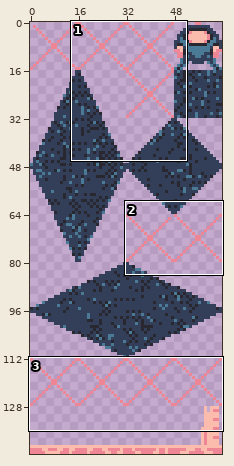
Two versions of one pixel-art file, src/assets/sprites/tiles_16x16.aseprite. Above, an overview of the earlier version with the close-up marked.
Close-up. As it was:
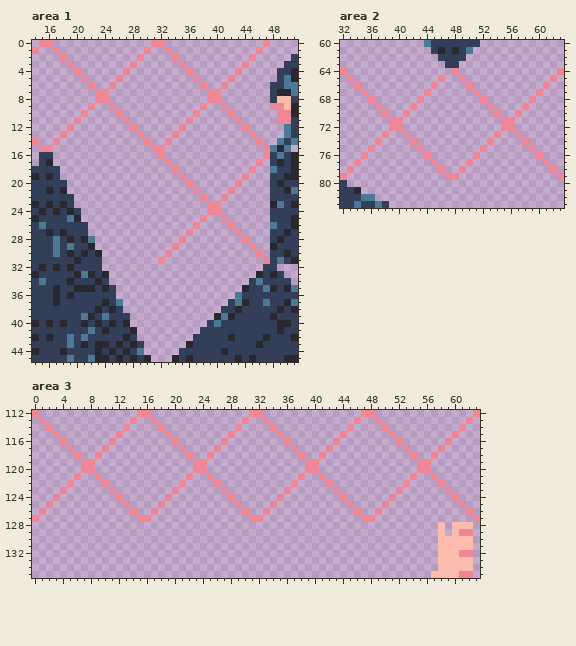
64x144 pixels, 1 frame. Shown: area 1: x 14..51, y 0..45; area 2: x 32..63, y 60..83; area 3: x 0..63, y 112..135.
After the commit:
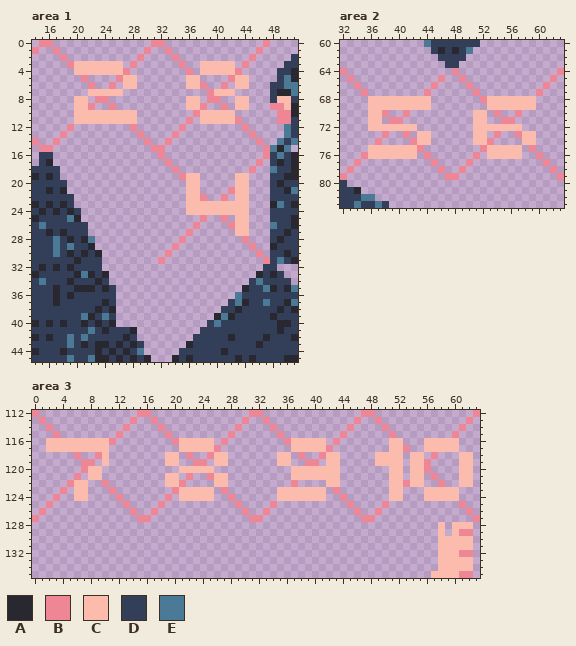
Palette (. is transparent): A #292831  B #ee8695  C #fbbbad  D #333f58  E #4a7a96
Changes in this commit:
--- area 1
@@ x 14..51 @@
  2 ....B..........B....B..........B.....D
- 3 .....B........B......B........B.....DD
- 4 ......B......B........B......B.....DDA
- 5 .......B....B..........B....B......DEA
- 6 ........B..B............B..B......DDEE
- 7 .........BB..............BB.......DAAE
- 8 .........BB..............BB.......DCCD
- 9 ........B..B............B..B......BBCA
-10 .......B....B..........B....B......BBA
-11 ......B......B........B......B.....BBD
+ 3 .....BCCCCCCC.B......B..CCCCC.B.....DD
+ 4 ......CCCCCCCB........B.CCCCCB.....DDA
+ 5 .......B....BCC.......CC....BCC....DEA
+ 6 ........B..B.CC.......CCB..B.CC...DDEE
+ 7 ........CCCCC............BCCC.....DAAE
+ 8 ......CC.BB...........CC.BB..CC...DCCD
+ 9 ......CCB..B..........CCB..B.CC...BBCA
+10 ......CCCCCCCCC........BCCCCC......BBA
+11 ......CCCCCCCCC.......B.CCCCCB.....BBD
 12 .....B........B......B........B.....ED
@@ x 34..46 @@
 18 B..........B.
-19 .B........B..
-20 ..B......B...
-21 ...B....B....
-22 ....B..B.....
-23 .....BB......
-24 .....BB......
-25 ....B..B.....
-26 ...B....B....
-27 ..B......B...
+19 .BCC.....CC..
+20 ..CC.....CC..
+21 ..CC....BCC..
+22 ..CCB..B.CC..
+23 ..CCCCCCCCC..
+24 ..CCCCCCCCC..
+25 ....B..B.CC..
+26 ...B....BCC..
+27 ..B......CC..
 28 .B........B..
@@ x 24..29 @@
 36 DD....
-37 ADE...
-38 DAD...
-39 EDDD..
-40 DADA..
+37 AD....
+38 DA....
+39 ED....
+40 DA....
 41 ADDDA.
--- area 2
@@ x 32..63 @@
 67 ...B........B......B........B...
-68 ....B......B........B......B....
-69 .....B....B..........B....B.....
-70 ......B..B............B..B......
-71 .......BB..............BB.......
-72 .......BB..............BB.......
-73 ......B..B............B..B......
-74 .....B....B..........B....B.....
-75 ....B......B........B......B....
-76 ...B........B......B........B...
+68 ....CCCCCCCCC.......BCCCCCCC....
+69 ....CCCCCCCCC........CCCCCCC....
+70 ....CCB..B.........CC.B..B......
+71 ....CC.BB..........CC..BB.......
+72 ....CCCCCCC........CCCCCCC......
+73 ......B..B.CC......CC.B..BCC....
+74 .....B....BCC......CCB....CC....
+75 ....CCCCCCCB........BCCCCC.B....
+76 ...BCCCCCCC.B......B.CCCCC..B...
 77 ..B..........B....B..........B..
--- area 3
@@ x 0..63 @@
 115 ...B........B......B........B......B........B......B........B...
-116 ....B......B........B......B........B......B........B......B....
-117 .....B....B..........B....B..........B....B..........B....B.....
-118 ......B..B............B..B............B..B............B..B......
-119 .......BB..............BB..............BB..............BB.......
-120 .......BB..............BB..............BB..............BB.......
-121 ......B..B............B..B............B..B............B..B......
-122 .....B....B..........B....B..........B....B..........B....B.....
-123 ....B......B........B......B........B......B........B......B....
-124 ...B........B......B........B......B........B......B........B...
+116 ..CCCCCCCCCB........BCCCCC.B........BCCCCC.B.......CC...CCCCC...
+117 ..CCCCCCCCC..........CCCCCB..........CCCCCB........CCB..CCCCC...
+118 ......B..BC........CC.B..BCC.......CC.B..BCC.....CCCC.CC.B...CC.
+119 .......BB.C........CC..BB.CC.......CC..BB.CC.....CCCC.CCB....CC.
+120 .......BCC...........CCCCC...........CCCCCCC.......CC.CCB....CC.
+121 ......B.CC.........CC.B..BCC.........CCCCCCC.......CC.CC.B...CC.
+122 .....BCC..B........CCB....CC.........B....CC.......CCBCC..B..CC.
+123 ....B.CC...B........BCCCCC.B.......CCCCCCC.B.......CC...CCCCC...
+124 ...B..CC....B......B.CCCCC..B......CCCCCCC..B......CC...CCCCC...
 125 ..B..........B....B..........B....B..........B....B..........B..
